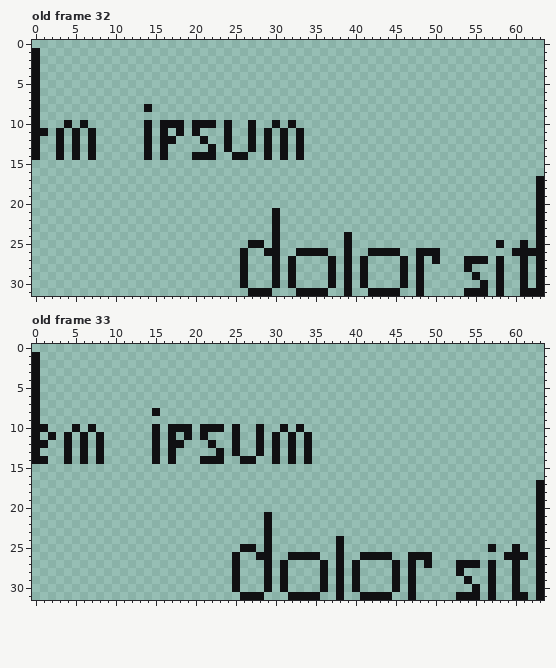
Pixel-art file: Assets/Animations/Sermão projectile.ase. That is the earlier state.
64x32 pixels, 57 frames. Shown: old frame 32, old frame 33. The commit also changed other frames, which this record leaves out.
The same view after the edit:
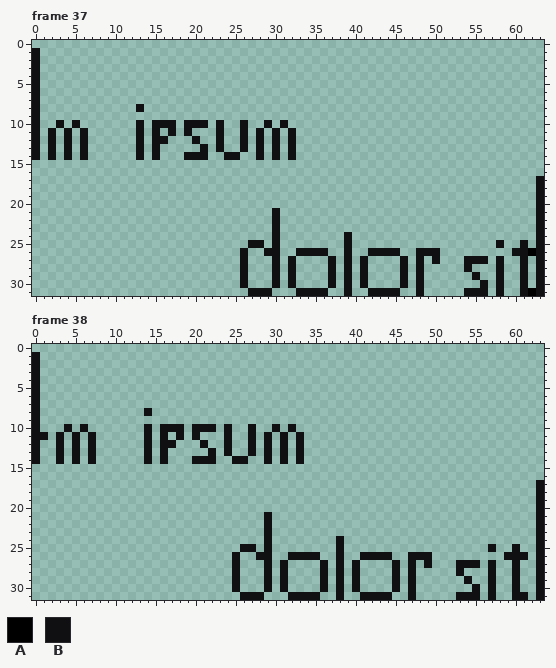
Palette (. is transparent): A #000000  B #101012
A new or re-ordered frame is compared with the old frame closest to it.
Author's note on the commit: sermao anim finished
The edit:
{"change": "frames 57 -> 70"}
{"where": "frame 37 is new; against old frame 32"}
{"frame":37,"y":8,"x":13,"old":".B","new":"B."}
{"frame":37,"y":10,"x":3,"old":".B.B","new":"B.B."}
{"frame":37,"y":10,"x":13,"old":".B.","new":"B.B"}
{"frame":37,"y":10,"x":18,"old":"B.","new":".B"}
{"frame":37,"y":10,"x":22,"old":"B.B","new":".B."}
{"frame":37,"y":10,"x":26,"old":".B","new":"B."}
{"frame":37,"y":10,"x":29,"old":".B.B","new":"B.B."}
{"frame":37,"y":11,"x":1,"old":"B.B.B.B","new":".B.B.B."}
{"frame":37,"y":11,"x":13,"old":".B.B.B.B","new":"B.B.B.B."}
{"frame":37,"y":11,"x":23,"old":".B","new":"B."}
{"frame":37,"y":11,"x":26,"old":".B.B.B.B","new":"B.B.B.B."}
{"frame":37,"y":12,"x":2,"old":".B.B.B","new":"B.B.B."}
{"frame":37,"y":12,"x":13,"old":".B.","new":"B.B"}
{"frame":37,"y":12,"x":17,"old":"B","new":"."}
{"frame":37,"y":12,"x":20,"old":".B","new":"B."}
{"frame":37,"y":12,"x":23,"old":".B","new":"B."}
{"frame":37,"y":12,"x":26,"old":".B.B.B.B","new":"B.B.B.B."}
{"frame":37,"y":13,"x":2,"old":".B.B.B","new":"B.B.B."}
{"frame":37,"y":13,"x":13,"old":".B.B","new":"B.B."}
{"frame":37,"y":13,"x":21,"old":".B.B","new":"B.B."}
{"frame":37,"y":13,"x":26,"old":".B.B.B.B","new":"B.B.B.B."}
{"frame":37,"y":14,"x":2,"old":".B.B.B","new":"B.B.B."}
{"frame":37,"y":14,"x":13,"old":".B.B","new":"B.B."}
{"frame":37,"y":14,"x":19,"old":".","new":"B"}
{"frame":37,"y":14,"x":22,"old":"B","new":"."}
{"frame":37,"y":14,"x":24,"old":".","new":"B"}
{"frame":37,"y":14,"x":26,"old":"B","new":"."}
{"frame":37,"y":14,"x":28,"old":".B.B.B","new":"B.B.B."}
{"frame":37,"y":26,"x":62,"old":"B","new":"A"}
{"frame":37,"y":31,"x":62,"old":"B","new":"A"}
{"where": "frame 38 is new; against old frame 33"}
{"frame":38,"y":8,"x":14,"old":".B","new":"B."}
{"frame":38,"y":10,"x":1,"old":"B","new":"."}
{"frame":38,"y":10,"x":4,"old":".B.B","new":"B.B."}
{"frame":38,"y":10,"x":14,"old":".B.","new":"B.B"}
{"frame":38,"y":10,"x":19,"old":"B.","new":".B"}
{"frame":38,"y":10,"x":23,"old":"B.B","new":".B."}
{"frame":38,"y":10,"x":27,"old":".B","new":"B."}
{"frame":38,"y":10,"x":30,"old":".B.B","new":"B.B."}
{"frame":38,"y":11,"x":1,"old":".B.B.B.B","new":"B.B.B.B."}
{"frame":38,"y":11,"x":14,"old":".B.B.B.B","new":"B.B.B.B."}
{"frame":38,"y":11,"x":24,"old":".B","new":"B."}
{"frame":38,"y":11,"x":27,"old":".B.B.B.B","new":"B.B.B.B."}
{"frame":38,"y":12,"x":1,"old":"B","new":"."}
{"frame":38,"y":12,"x":3,"old":".B.B.B","new":"B.B.B."}
{"frame":38,"y":12,"x":14,"old":".B.","new":"B.B"}
{"frame":38,"y":12,"x":18,"old":"B","new":"."}
{"frame":38,"y":12,"x":21,"old":".B","new":"B."}
{"frame":38,"y":12,"x":24,"old":".B","new":"B."}
{"frame":38,"y":12,"x":27,"old":".B.B.B.B","new":"B.B.B.B."}
{"frame":38,"y":13,"x":3,"old":".B.B.B","new":"B.B.B."}
{"frame":38,"y":13,"x":14,"old":".B.B","new":"B.B."}
{"frame":38,"y":13,"x":22,"old":".B.B","new":"B.B."}
{"frame":38,"y":13,"x":27,"old":".B.B.B.B","new":"B.B.B.B."}
{"frame":38,"y":14,"x":1,"old":"B","new":"."}
{"frame":38,"y":14,"x":3,"old":".B.B.B","new":"B.B.B."}
{"frame":38,"y":14,"x":14,"old":".B.B","new":"B.B."}
{"frame":38,"y":14,"x":20,"old":".","new":"B"}
{"frame":38,"y":14,"x":23,"old":"B","new":"."}
{"frame":38,"y":14,"x":25,"old":".","new":"B"}
{"frame":38,"y":14,"x":27,"old":"B","new":"."}
{"frame":38,"y":14,"x":29,"old":".B.B.B","new":"B.B.B."}
{"label":"changed","picture_box":[136,104,304,160]}
{"label":"changed","picture_box":[40,120,96,160]}
{"label":"changed","picture_box":[528,248,536,256]}
{"label":"changed","picture_box":[528,288,536,296]}
{"label":"changed","picture_box":[144,408,312,464]}
{"label":"changed","picture_box":[40,424,104,464]}
